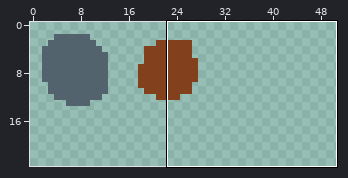
Edited in one commit: sprite sheet (LDTest/res/textures/textureParticles.png). Above, an overview of the earlier version with the close-up marked.
Close-up. As it was:
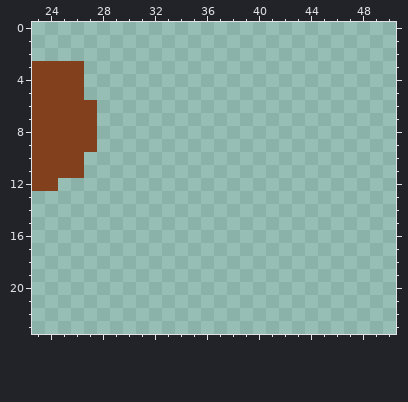
The file is 128x128 pixels. Shown: x 23..50, y 0..23. The wide view leaves out empty margins.
The same view after the edit:
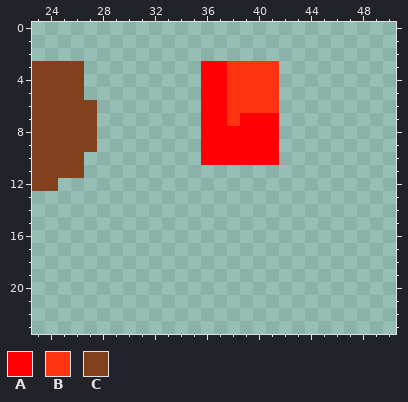
Palette (. is transparent): A #ff0004  B #ff330f  C #83401c
Log entry: added bloód and dust particles
From old to new:
@@ x 34..43 @@
  2 ..........
- 3 ..........
- 4 ..........
- 5 ..........
- 6 ..........
- 7 ..........
- 8 ..........
- 9 ..........
-10 ..........
+ 3 ..AABBBB..
+ 4 ..AABBBB..
+ 5 ..AABBBB..
+ 6 ..AABBBB..
+ 7 ..AABAAA..
+ 8 ..AAAAAA..
+ 9 ..AAAAAA..
+10 ..AAAAAA..
 11 ..........
